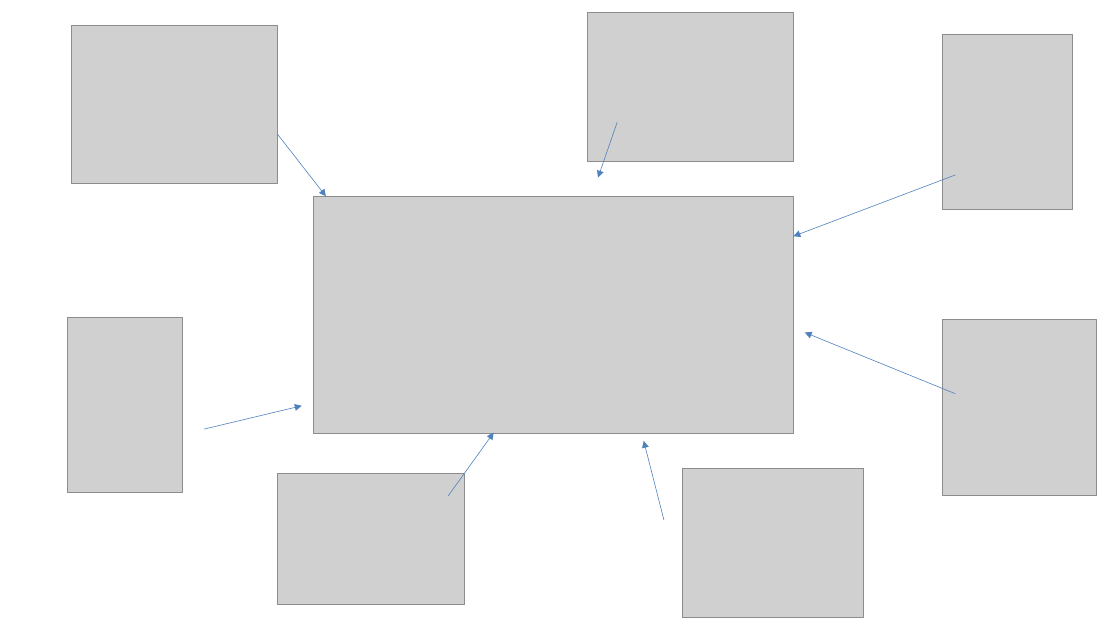
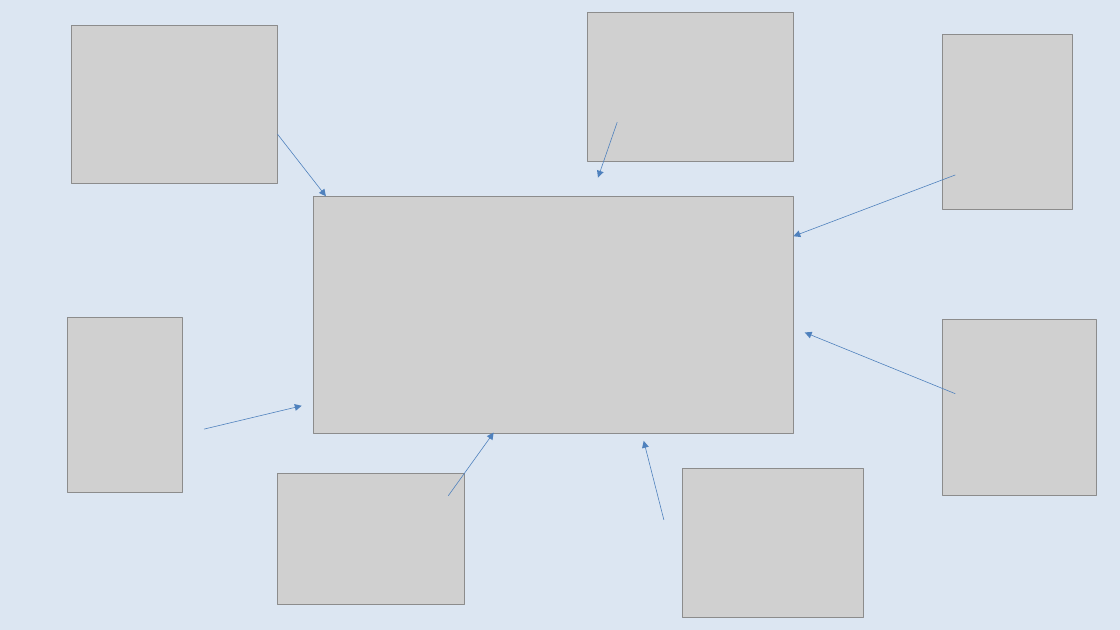
Before and after one commit to dustinak80/Information-Visualization, a slide deck: slide 4 of Project/Project Proposal.pptx. Drawn at 1120x630 pixels with LibreOffice and Linux fonts; fonts in the diff are those of the drawing; grey boxes stand for pictures. Boxes give left, top, right and bottom in pixels: in the first picture for what was removed or moved away, otherwise in the second. Text is boxed around its words. In the diff, an @@ line names an element or a change of style, - is before the commit and + after.

```diff
--- a/Project/Project Proposal.pptx
+++ b/Project/Project Proposal.pptx
@@ background #FFFFFF to #DCE6F2 @@
```
Also in this commit, not shown: 1 other slide changed, 2 slides added, 1 slide removed.
